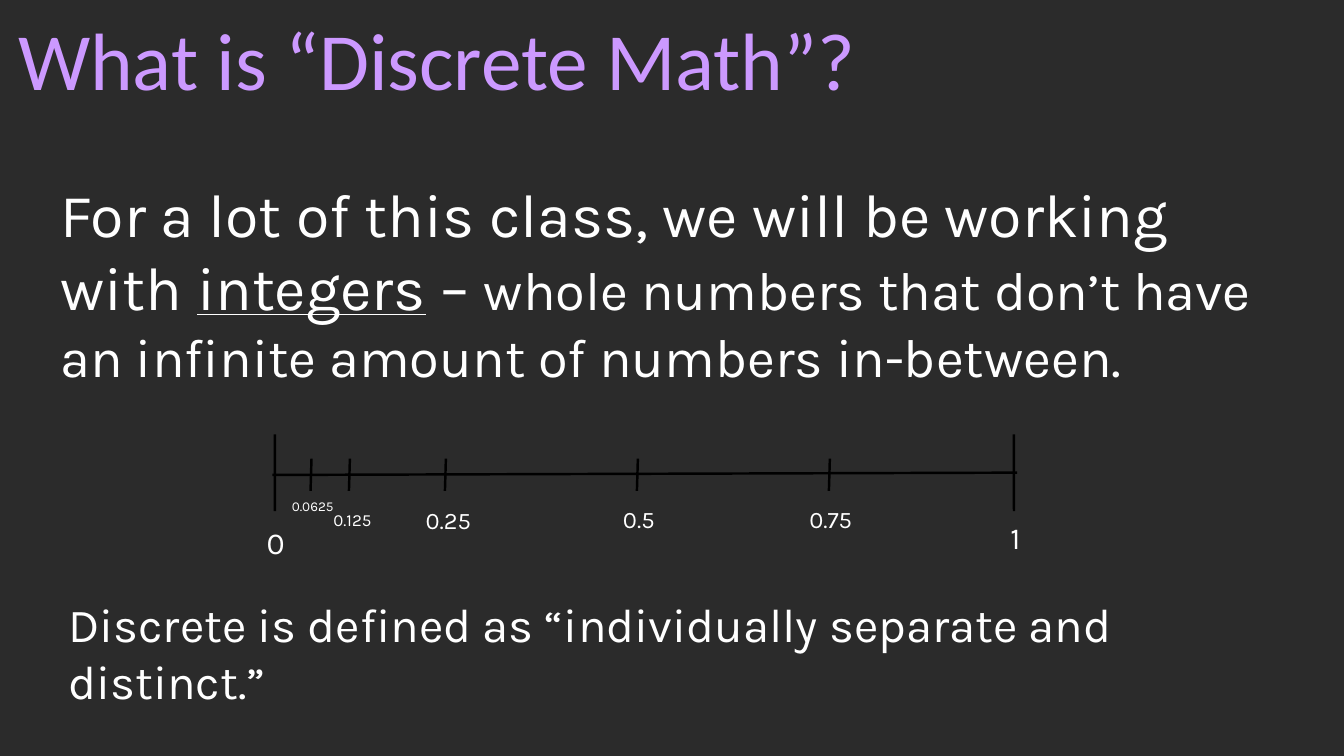
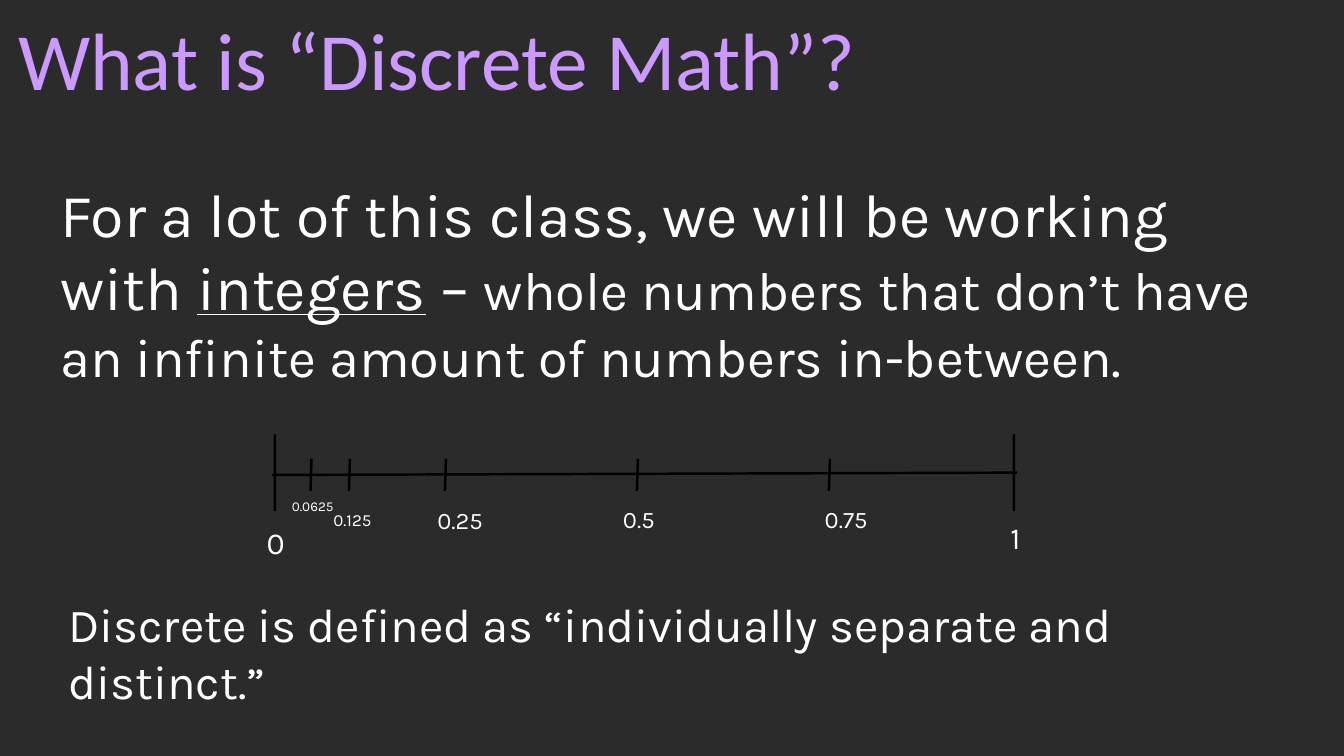
Before and after one commit to nguyenchithien/CS210-Discrete-Structures, a slide deck: slide 5 of Lectures/0_Class_Introduction.odp (slide 3 before the commit). Drawn at 1344x756 pixels with LibreOffice and Linux fonts; fonts in the diff are those of the drawing; background and template pictures are left out; a plain dark background stands for a picture behind light text. Boxes give left, top, right and bottom in pixels: in the first picture for what was removed or moved away, otherwise in the second. Text is boxed around its words. In the diff, an @@ line names an element or a change of style, - is before the commit and + after.

```diff
--- a/Lectures/0_Class_Introduction.odp
+++ b/Lectures/0_Class_Introduction.odp
@@ text "0.25": place and size @@
-text "0.25" at box(426, 514, 471, 530)
+text "0.25" at box(437, 514, 482, 530)
@@ text "0.75": place and size @@
-text "0.75" at box(809, 513, 852, 529)
+text "0.75" at box(825, 513, 868, 529)
```
Also in this commit, not shown: 1 other slide changed, 2 slides added, 4 other files.
